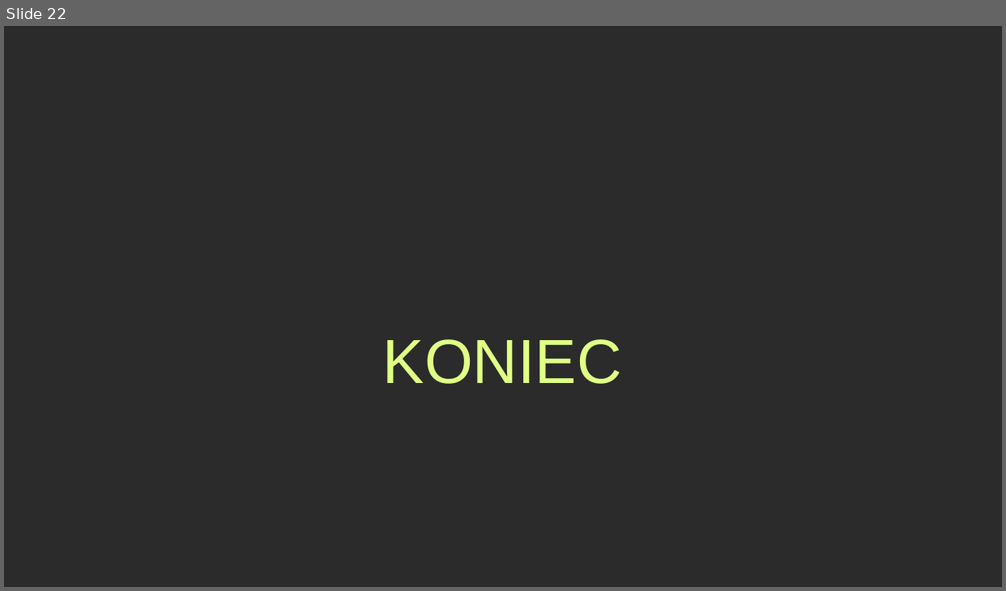
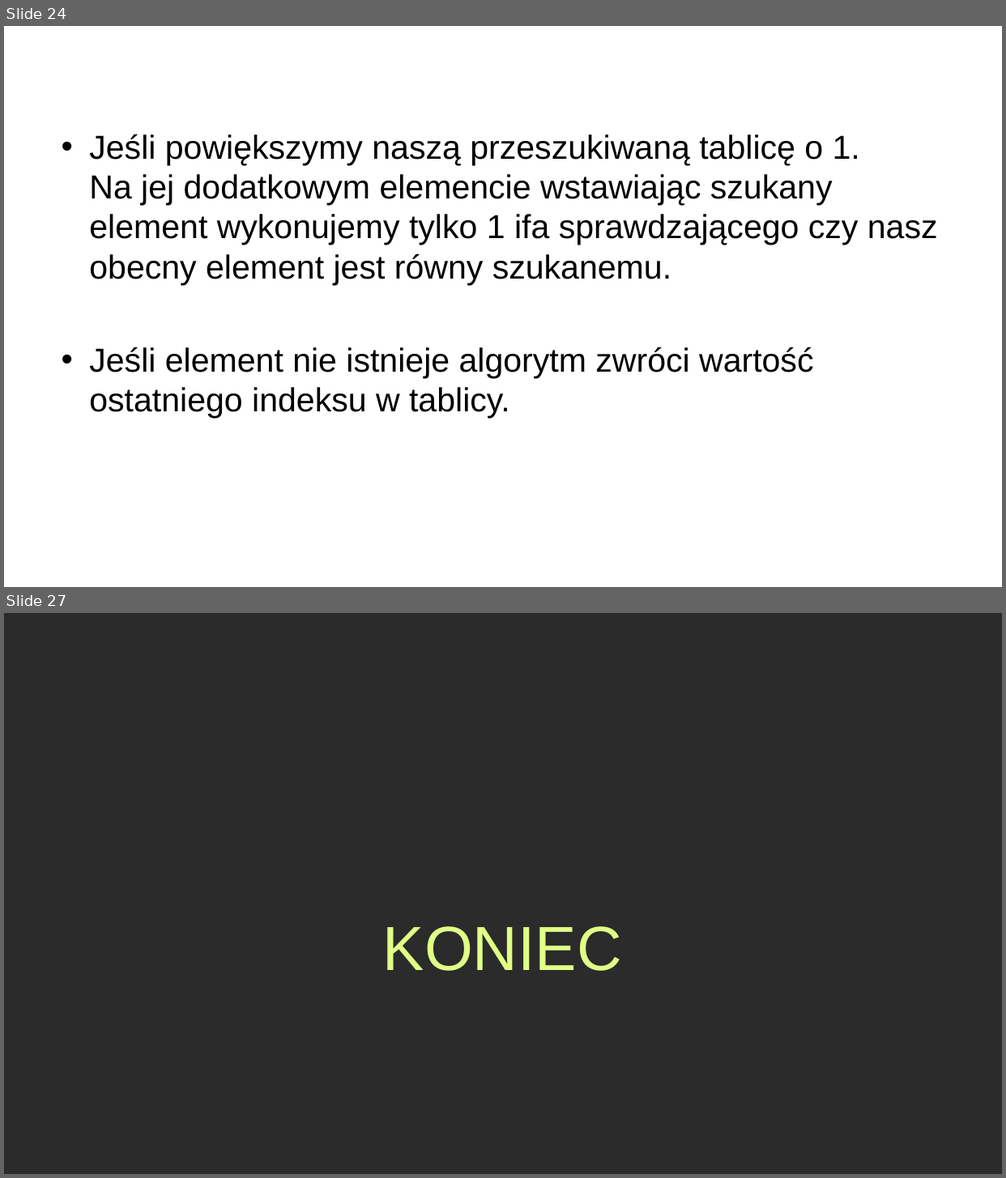
Before and after one commit to Wid-mo/prezentacja, a slide deck: Algorytm plecakowy.pptx. Shown one above the other, each under a label of ours: slide 22 before the commit, slides 24 and 27 after it; the slides between them are not shown. The pictures are 1006x591 and 1006x1178 pixels, drawn with LibreOffice and Linux fonts; fonts in the diff are those of the drawing; background and template pictures are left out; a plain dark background stands for a picture behind light text. Boxes give left, top, right and bottom in pixels: in the first picture for what was removed or moved away, otherwise in the second. Text is boxed around its words. In the diff, an @@ line names an element or a change of style, - is before the commit and + after.

Commit message:
added wyszukiwanie z wartownikiem

```diff
--- a/Algorytm plecakowy.pptx
+++ b/Algorytm plecakowy.pptx
@@ slide 24 added at (4, 26, 1002, 587), background picture (left out) @@
@@ title added at (54, 41, 953, 90), 36 pt, text #FFFFFF @@
+Wyszukiwanie z wartownikiem
@@ text added at (89, 134, 938, 418), 32 pt, text #000000 @@
+• Jeśli powiększymy naszą przeszukiwaną tablicę o 1.
+  Na jej dodatkowym elemencie wstawiając szukany element wykonujemy tylko 1 ifa sprawdzającego czy nasz obecny element jest równy szukanemu.
+• Jeśli element nie istnieje algorytm zwróci wartość ostatniego indeksu w tablicy.
@@ what was slide 22 is now slide 27 @@
```
Also in this commit, not shown: 5 other slides added, 1 slide removed.
